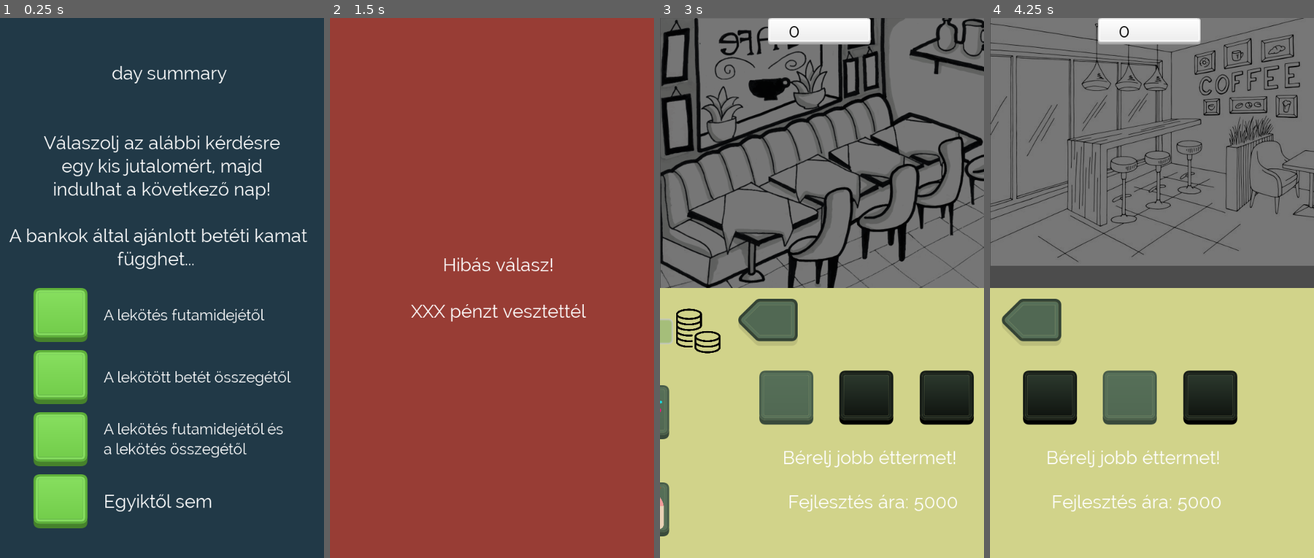
Above: before the commit, frames 1-4 (left to right).
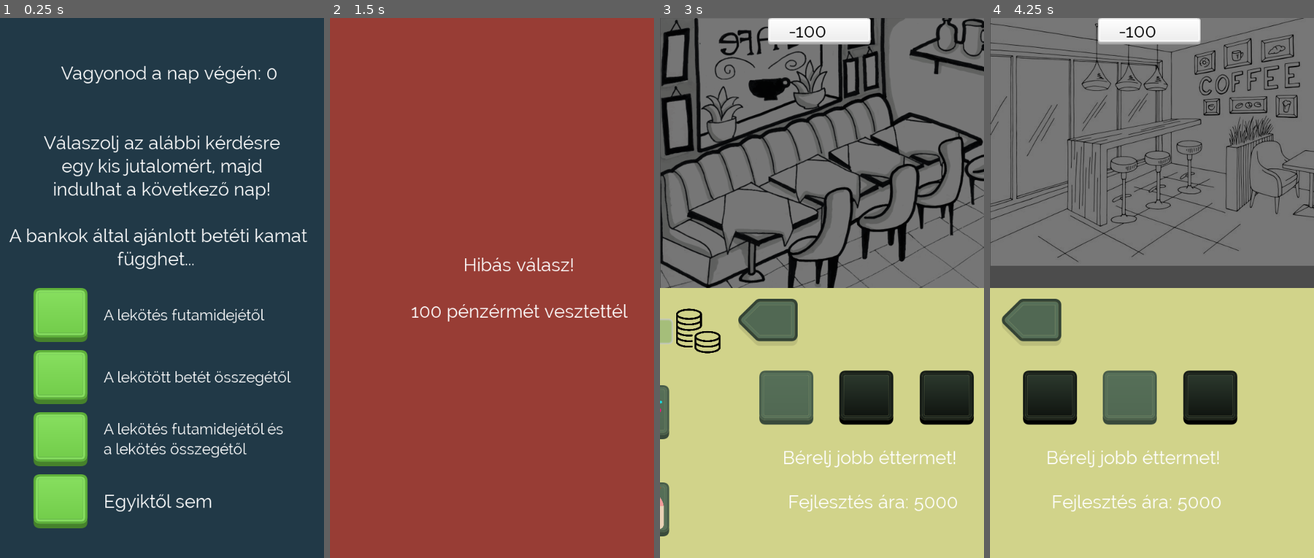
Above: after the commit, the same moments.

Repository: Balint197/BankToTheFuture2021
Game: Godot game, scene res://dayEnd1.tscn
Two runs of this game, one before a commit and one after it. Both use one fixed random seed, a clock stepped at 60 frames per second and the inputs below. This scene is started directly instead of the project's main scene.
Inputs (mouse positions are in pixels of both pictures, inside the frame that each line leads up to):
- Up to frame 1 (0.25 s): no input
- Up to frame 2 (1.5 s): click (391, 315) at 0.5 s; tap Enter at 1.25 s
- Up to frame 3 (3 s): tap Space at 2 s; click (737, 412) at 2.75 s
- Up to frame 4 (4.25 s): click (1041, 396) at 3.5 s

The runs differ from the first frame. In frame 1, 0.7% of the frame differs, in the area x 18-86%, y 8-13%; in frame 2, 1.2%, in the area x 25-92%, y 44-57%; in frame 3, 0.1%; in frame 4, 0.1%.

Commit message:
dayEnds finalized

Diff:
--- a/ColorRect.gd
+++ b/ColorRect.gd
@@ -28,12 +28,13 @@
 
 
 func _ready():
-	pass # Replace with function body.
+	marketing = 50
 
 
 func reportValues():
 	ingredient = int(ingr1.pressed) + int(ingr2.pressed) + int(ingr3.pressed) + int(ingr4.pressed)
 	values = [priceScrollBar.value, rent, marketing, chef, ingredient]
+	print(values)
 	return values
 
 func scrollToUpgrades():
--- a/Globalis.gd
+++ b/Globalis.gd
@@ -1,6 +1,7 @@
 extends Node
 
 var allMoney := 0.0
+var daysPassed = 0
 # Declare member variables here. Examples:
 # var a = 2
 # var b = "text"
--- a/UI.gd
+++ b/UI.gd
@@ -4,14 +4,18 @@
 	pass
 
 func endOfDay():
-	var x = randi() % 3
-	match x:
-		0:
-			get_tree().change_scene("res://dayEnd1.tscn")
-		1:
-			get_tree().change_scene("res://dayEnd2.tscn")
-		2:
-			get_tree().change_scene("res://dayEnd3.tscn")
+	Globalis.daysPassed += 1
+	if Globalis.daysPassed == 4:
+		get_tree().change_scene("res://failState.tscn")
+	else:
+		var x = randi() % 3
+		match x:
+			0:
+				get_tree().change_scene("res://dayEnd1.tscn")
+			1:
+				get_tree().change_scene("res://dayEnd2.tscn")
+			2:
+				get_tree().change_scene("res://dayEnd3.tscn")
 
 func _on_controller_dayElapsed():
 	endOfDay()
--- a/UI.tscn
+++ b/UI.tscn
@@ -621,6 +621,7 @@
 [connection signal="customerFinished" from="controller" to="ViewportContainer/Viewport/gameUI" method="_on_controller_customerFinished"]
 [connection signal="customersEntering" from="controller" to="ViewportContainer/Viewport/gameUI" method="_on_controller_customersEntering"]
 [connection signal="dayElapsed" from="controller" to="ViewportContainer/Viewport/gameUI" method="_on_controller_dayElapsed"]
+[connection signal="dayElapsed" from="controller" to="." method="_on_controller_dayElapsed"]
 [connection signal="firstCustomerComesIn" from="controller" to="ViewportContainer/Viewport/gameUI" method="_on_controller_firstCustomerComesIn"]
 [connection signal="nextCustomerToDesk" from="controller" to="ViewportContainer/Viewport/gameUI" method="_on_controller_nextCustomerToDesk"]
 [connection signal="showSpecial" from="controller" to="ViewportContainer/Viewport/gameUI" method="_on_controller_showSpecial"]
--- a/dayEnd1.tscn
+++ b/dayEnd1.tscn
@@ -173,7 +173,7 @@
 custom_fonts/font = ExtResource( 3 )
 text = "Helyes válasz!
 
-Jutalmad ###"
+Jutalmad 300 pénzérme!"
 align = 1
 valign = 1
 __meta__ = {
@@ -189,7 +189,7 @@
 custom_fonts/font = ExtResource( 3 )
 text = "Hibás válasz!
 
-XXX pénzt vesztettél"
+100 pénzérmét vesztettél"
 align = 1
 valign = 1
 __meta__ = {
--- a/dayEnd2.tscn
+++ b/dayEnd2.tscn
@@ -172,7 +172,7 @@
 custom_fonts/font = ExtResource( 3 )
 text = "Helyes válasz!
 
-Jutalmad ###"
+Jutalmad 300 pénzérme!"
 align = 1
 valign = 1
 __meta__ = {
@@ -188,7 +188,7 @@
 custom_fonts/font = ExtResource( 3 )
 text = "Hibás válasz!
 
-XXX pénzt vesztettél"
+100 pénzérmét vesztettél"
 align = 1
 valign = 1
 __meta__ = {
--- a/dayEnd3.tscn
+++ b/dayEnd3.tscn
@@ -173,7 +173,7 @@
 custom_fonts/font = ExtResource( 3 )
 text = "Helyes válasz!
 
-Jutalmad ###"
+Jutalmad 300 pénzérme!"
 align = 1
 valign = 1
 __meta__ = {
@@ -189,7 +189,7 @@
 custom_fonts/font = ExtResource( 3 )
 text = "Hibás válasz!
 
-XXX pénzt vesztettél"
+100 pénzérmét vesztettél"
 align = 1
 valign = 1
 __meta__ = {
--- a/dayEndSample.gd
+++ b/dayEndSample.gd
@@ -1,13 +1,14 @@
 extends Control
 
 func _ready():
-	pass
+	$daySummary.text = "Vagyonod a nap végén: " + String(Globalis.allMoney)
 
 func goodAnswer():
 	print("ok")
 	$ColorRect.color = Color(0.22, 0.6, 0.21)
 	# add money/sth
 	$jo.visible = true
+	Globalis.allMoney += 300
 
 	$Timer.start()
 	hideUI()
@@ -15,6 +16,7 @@
 func wrongAnswer():
 	$ColorRect.color = Color(0.6, 0.24, 0.21)
 	$rossz.visible = true
+	Globalis.allMoney -= 100
 	$Timer.start()
 	hideUI()
 
--- /dev/null
+++ b/failState.gd
@@ -0,0 +1,5 @@
+extends Control
+
+
+func _ready():
+	$profit.text = String(Globalis.allMoney)
--- a/failState.tscn
+++ b/failState.tscn
@@ -1,11 +1,14 @@
-[gd_scene load_steps=3 format=2]
+[gd_scene load_steps=5 format=2]
 
 [ext_resource path="res://assets/buttons/whiteoff.png" type="Texture" id=1]
 [ext_resource path="res://assets/fonts/font.tres" type="DynamicFont" id=2]
+[ext_resource path="res://failState.gd" type="Script" id=3]
+[ext_resource path="res://assets/buttons/whiteon.png" type="Texture" id=4]
 
 [node name="failState" type="Control"]
 anchor_right = 1.0
 anchor_bottom = 1.0
+script = ExtResource( 3 )
 __meta__ = {
 "_edit_use_anchors_": false
 }
@@ -25,6 +28,7 @@
 margin_bottom = 719.0
 rect_scale = Vector2( 3.5, 1 )
 texture_normal = ExtResource( 1 )
+texture_pressed = ExtResource( 4 )
 __meta__ = {
 "_edit_use_anchors_": false
 }
@@ -37,6 +41,7 @@
 margin_bottom = 896.0
 rect_scale = Vector2( 3.5, 1 )
 texture_normal = ExtResource( 1 )
+texture_pressed = ExtResource( 4 )
 __meta__ = {
 "_edit_use_anchors_": false
 }
@@ -62,3 +67,15 @@
 __meta__ = {
 "_edit_use_anchors_": false
 }
+
+[node name="profit" type="Label" parent="."]
+margin_left = 153.0
+margin_top = 481.0
+margin_right = 494.0
+margin_bottom = 567.0
+custom_fonts/font = ExtResource( 2 )
+text = "xxx"
+align = 1
+__meta__ = {
+"_edit_use_anchors_": false
+}
